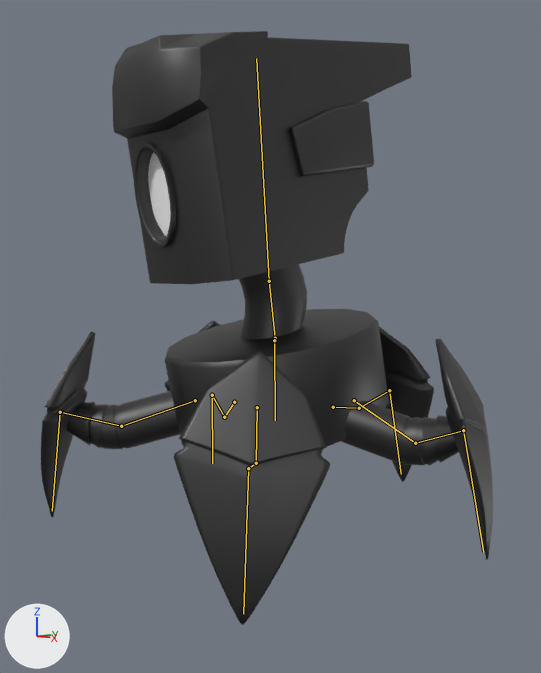
A saved change to the Blender file Debugged/Assets/Hitbox/basicGlitch/basic 1.blend.
Camera for both pictures: a 50 mm camera at (9.03, -8.53, 4.36) aimed at (-0.19, 0.31, 3.19). Every picture has the same lights, and +X, +Y and +Z are marked at lower left. The older version comes first. The bones that bend it are drawn over the model as lines.

Names of what the first picture shows: 'body', 'head', 'l_b_leg', 'l_f_leg', 'r_b_leg', 'r_f_leg', 'rear_leg'.
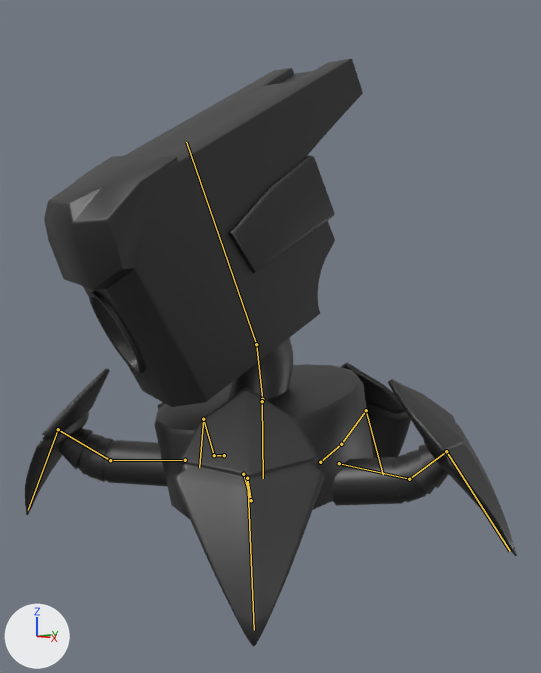
The newer file adds an action. The first version stands in its rest pose; the second is drawn at frame 8 of the action 'attack'.

Changed parts and their boxes (x1, y1, x2, y2) in the pictures (541 x 673 px):
'head', posed (6% wider, 37% taller)
    before: (112, 31, 412, 284)
    after: (44, 59, 363, 407)
'l_f_leg', posed
    before: (174, 351, 330, 625)
    after: (173, 388, 325, 646)
'body', posed
    before: (165, 264, 389, 446)
    after: (154, 338, 373, 519)
'l_b_leg', posed (21% wider, 20% shorter)
    before: (341, 339, 493, 560)
    after: (333, 379, 517, 556)
'r_f_leg', posed (21% shorter)
    before: (41, 332, 180, 518)
    after: (25, 368, 167, 515)
'rear_leg', posed
    before: (379, 327, 434, 482)
    after: (340, 363, 411, 458)
bone 'neck', root to tip
    before: (275, 338) to (269, 281)
    after: (262, 399) to (256, 344)
bone 'head', root to tip
    before: (269, 281) to (256, 58)
    after: (256, 344) to (186, 142)
bone 'leg1.R', root to tip
    before: (195, 400) to (121, 426)
    after: (185, 460) to (110, 460)
bone 'leg1.L', root to tip
    before: (257, 407) to (256, 463)
    after: (243, 474) to (251, 500)
bone 'leg1.LB', root to tip
    before: (354, 400) to (415, 443)
    after: (339, 463) to (409, 479)
bone 'leg1.B', root to tip
    before: (333, 407) to (359, 408)
    after: (320, 462) to (341, 444)
bone 'leg1.RB', root to tip
    before: (234, 402) to (224, 417)
    after: (224, 455) to (214, 455)

The edits, one by one:
Bone 'neck' (bone_neck) moves from (0.0, 0.0, 0.0) to (-0.37, -1.06, 0.1).
Bone 'head' (bone_head) turns from (0, 0, 0) to (22, -9, -6) degrees about its own x, y and z.
Bone 'leg1.R' (bone_leg1_r) turns from (0, 0, 0) to (-10, -9, -14) degrees about its own x, y and z.
Bone 'leg1.L' (bone_leg1_l) turns from (0, 0, 0) to (12, 4, -19) degrees about its own x, y and z.
Bone 'leg1.LB' (bone_leg1_lb) turns from (0, 0, 0) to (23, 6, -5) degrees about its own x, y and z.
Bone 'leg1.B' (bone_leg1_b) turns from (0, 0, 0) to (21, 4, 11) degrees about its own x, y and z.
Bone 'leg1.RB' (bone_leg1_rb) turns from (0, 0, 0) to (-16, -3, -11) degrees about its own x, y and z.
